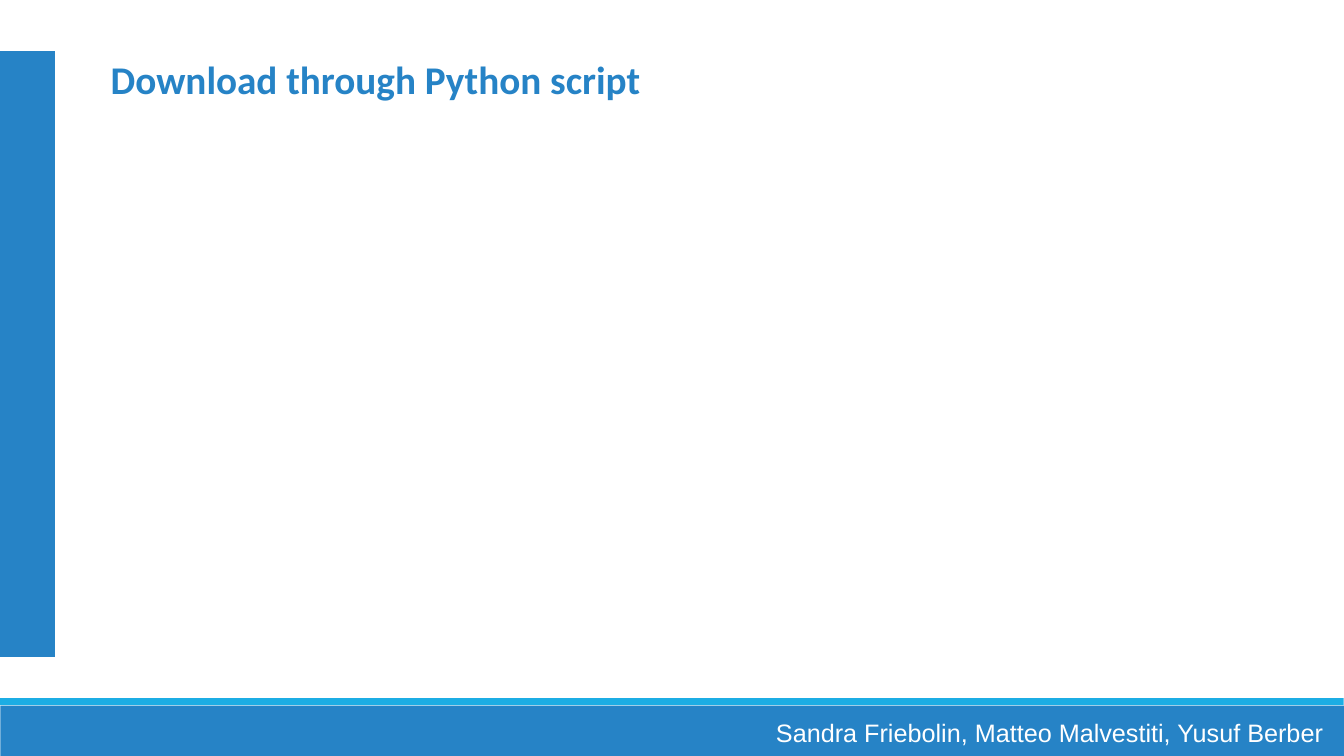
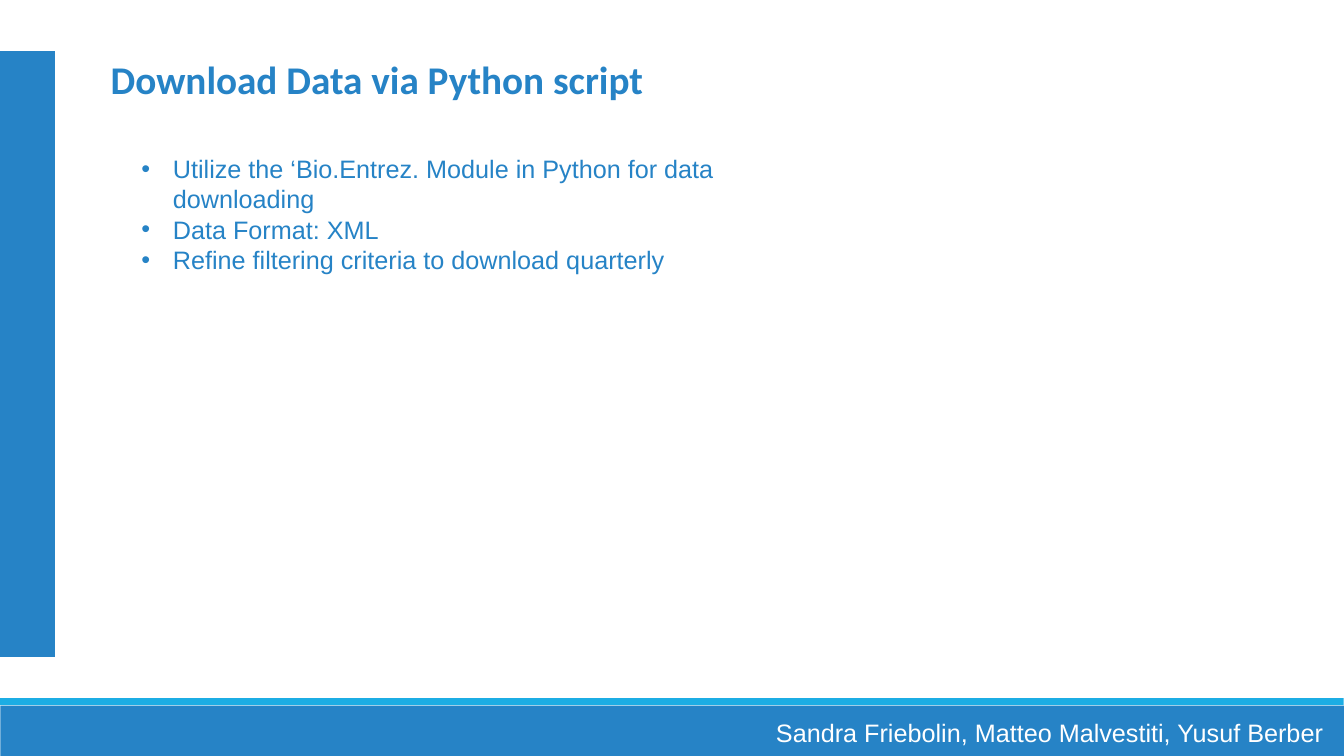
Before and after one commit to Matteo-Malve/RAGMedAssist-INLPT-WS2023, a slide deck: slide 3 of project/docs/Milestone-meeting_slides.pptx. Drawn at 1344x756 pixels with LibreOffice and Linux fonts; fonts in the diff are those of the drawing. Boxes give left, top, right and bottom in pixels: in the first picture for what was removed or moved away, otherwise in the second. Text is boxed around its words. In the diff, an @@ line names an element or a change of style, - is before the commit and + after.

```diff
--- a/project/docs/Milestone-meeting_slides.pptx
+++ b/project/docs/Milestone-meeting_slides.pptx
@@ text at [111,66,643,100]: text changed @@
-Download through Python script
+Download Data via Python script
@@ text added at [173,159,713,275], 18 pt, text #2683C6 @@
+• Utilize the ‘Bio.Entrez. Module in Python for data downloading
+• Data Format: XML
+• Refine filtering criteria to download quarterly
```
Also in this commit, not shown: 1 other slide changed.
